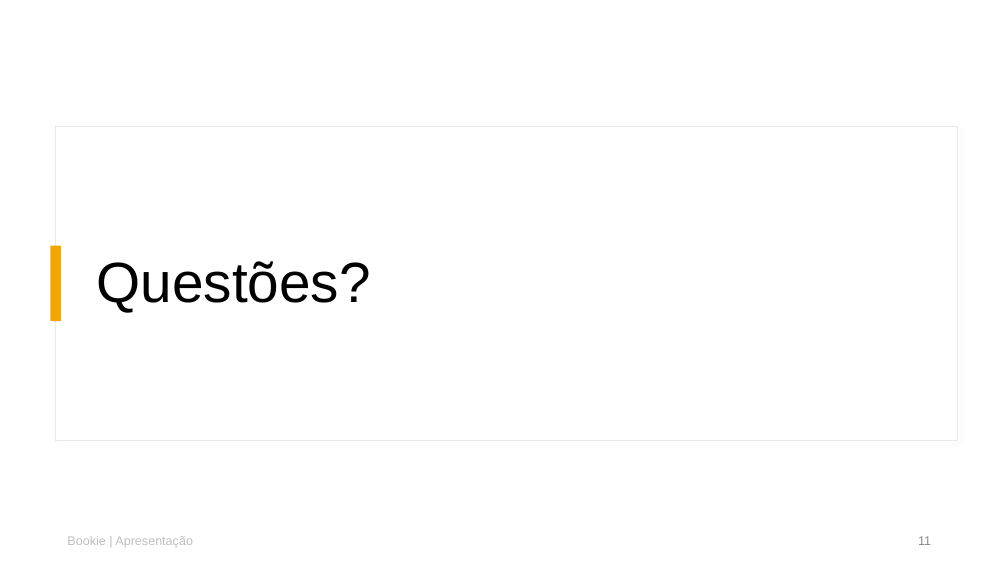
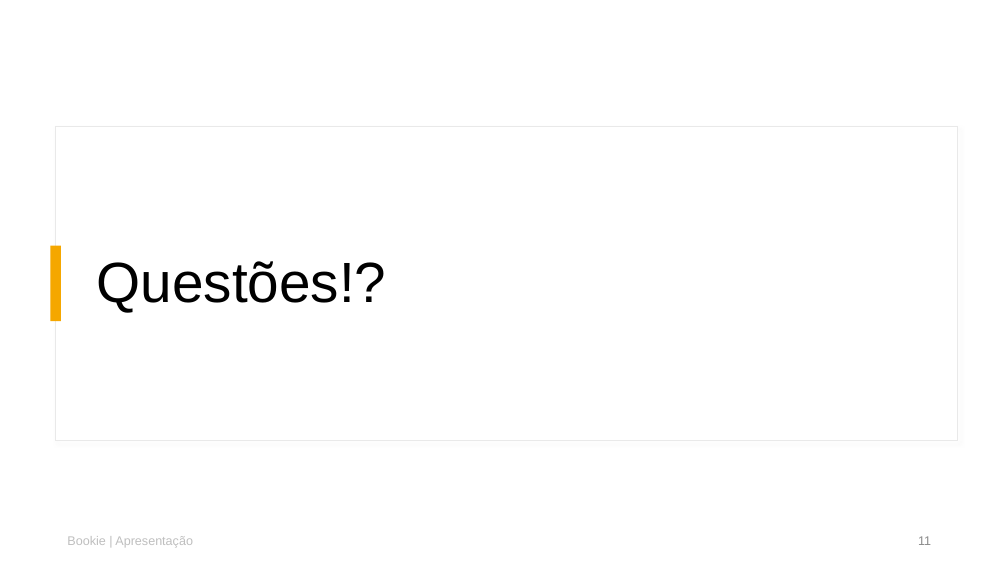
Before and after one commit to duartelcunha/PSI1619I_DuarteCunha_2219096, a slide deck: slide 11 of docs/PSI1619I_DuarteCunha_2219096_ApresentaçãoDefesa.pptx. Drawn at 1008x567 pixels with LibreOffice and Linux fonts; fonts in the diff are those of the drawing. Boxes give left, top, right and bottom in pixels: in the first picture for what was removed or moved away, otherwise in the second. Text is boxed around its words. In the diff, an @@ line names an element or a change of style, - is before the commit and + after.

```diff
--- a/docs/PSI1619I_DuarteCunha_2219096_ApresentaçãoDefesa.pptx
+++ b/docs/PSI1619I_DuarteCunha_2219096_ApresentaçãoDefesa.pptx
@@ text at bbox=[97, 261, 387, 312]: text changed @@
-Questões?
+Questões!?
```
Also in this commit, not shown: 3 other slides changed, 2 other files.
